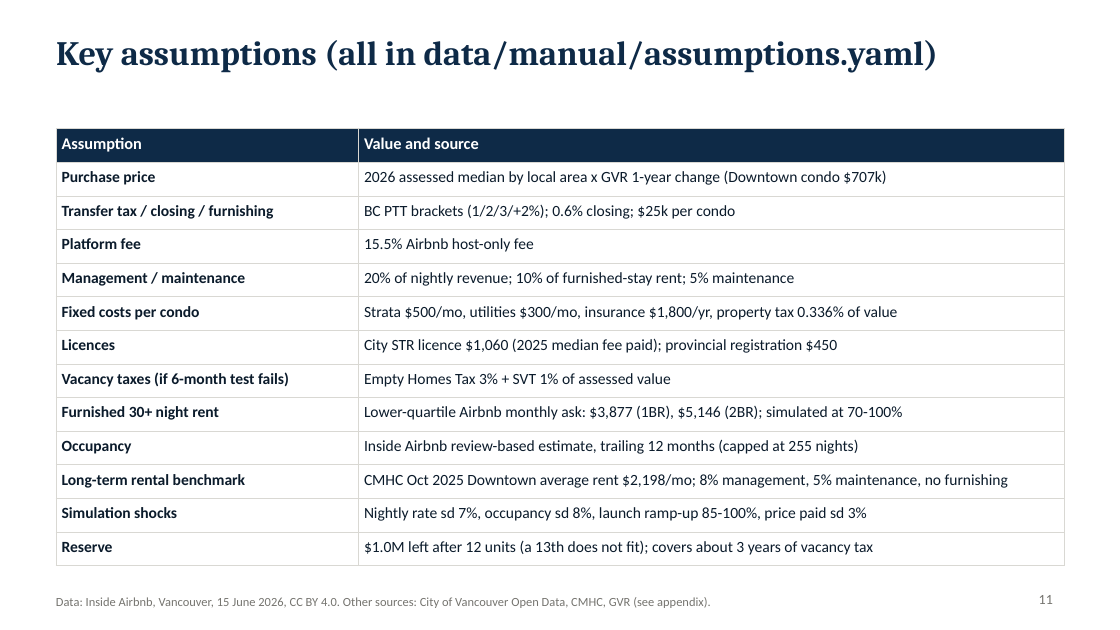
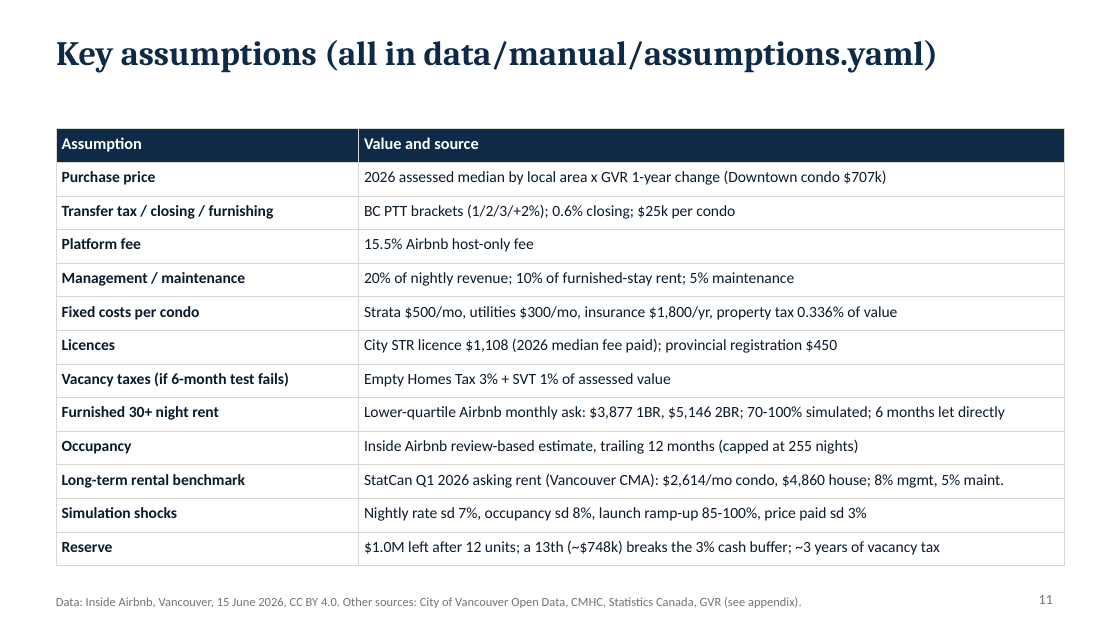
Before and after one commit to alexmdy/datajam2026, a slide deck: slide 11 of deck/DDD_DataJam2026_Pitch.pptx. Drawn at 1120x630 pixels with LibreOffice and Linux fonts; fonts in the diff are those of the drawing. Boxes give left, top, right and bottom in pixels: in the first picture for what was removed or moved away, otherwise in the second. Text is boxed around its words. In the diff, an @@ line names an element or a change of style, - is before the commit and + after.

```diff
--- a/deck/DDD_DataJam2026_Pitch.pptx
+++ b/deck/DDD_DataJam2026_Pitch.pptx
@@ table at (56, 129, 1064, 566) @@
-row 7, column 2: City STR licence $1,060 (2025 median fee paid); provincial registration $450
+row 7, column 2: City STR licence $1,108 (2026 median fee paid); provincial registration $450
-row 9, column 2: Lower-quartile Airbnb monthly ask: $3,877 (1BR), $5,146 (2BR); simulated at 70-100%
+row 9, column 2: Lower-quartile Airbnb monthly ask: $3,877 1BR, $5,146 2BR; 70-100% simulated; 6 months let directly
-row 11, column 2: CMHC Oct 2025 Downtown average rent $2,198/mo; 8% management, 5% maintenance, no furnishing
+row 11, column 2: StatCan Q1 2026 asking rent (Vancouver CMA): $2,614/mo condo, $4,860 house; 8% mgmt, 5% maint.
-row 13, column 2: $1.0M left after 12 units (a 13th does not fit); covers about 3 years of vacancy tax
+row 13, column 2: $1.0M left after 12 units; a 13th (~$748k) breaks the 3% cash buffer; ~3 years of vacancy tax
@@ text at (56, 597, 802, 608): text changed @@
-Data: Inside Airbnb, Vancouver, 15 June 2026, CC BY 4.0. Other sources: City of Vancouver Open Data, CMHC, GVR (see appendix).
+Data: Inside Airbnb, Vancouver, 15 June 2026, CC BY 4.0. Other sources: City of Vancouver Open Data, CMHC, Statistics Canada, GVR (see appendix).
```
Also in this commit, not shown: 14 other slides changed, 33 other files.
